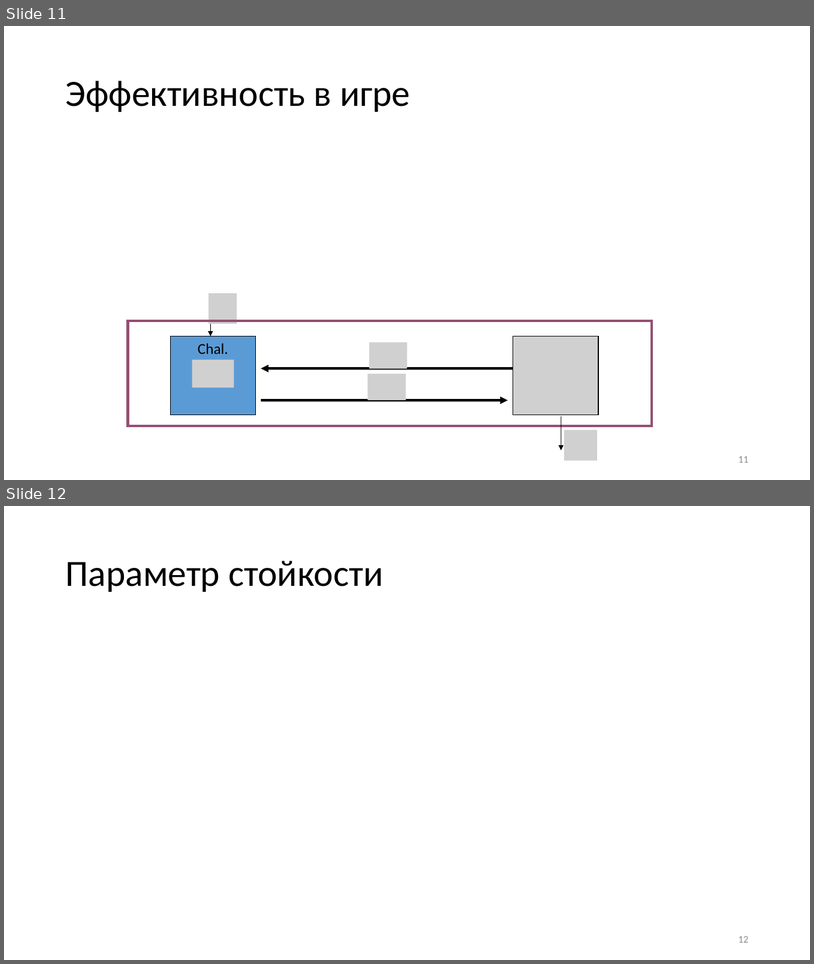
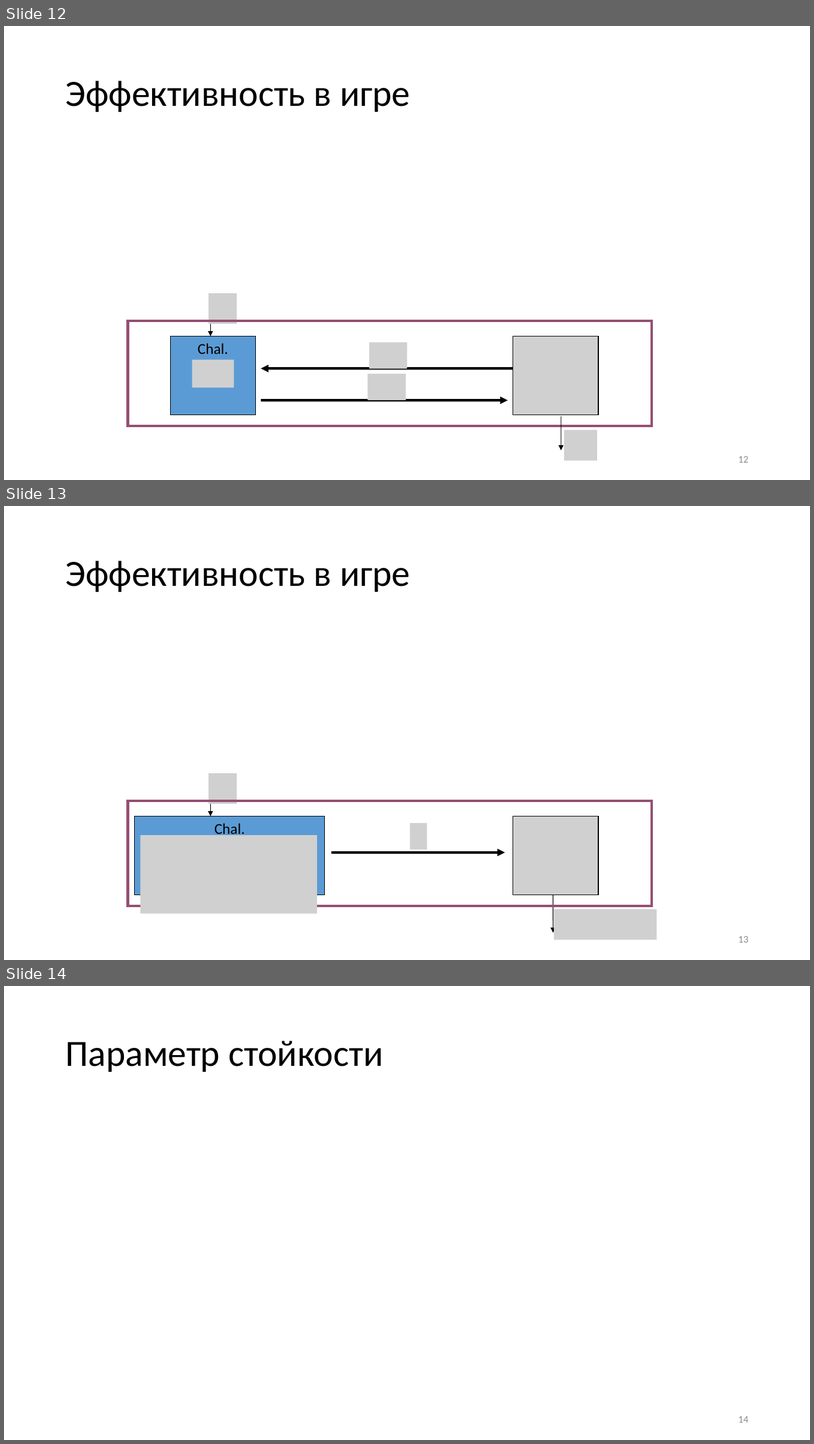
Before and after one commit to CryptoCourse/CryptoLectures, a slide deck: Lectures/Lecture2.pptx. Shown one above the other, each under a label of ours: slides 11 and 12 before the commit, slides 12, 13 and 14 after it. The pictures are 814x964 and 814x1444 pixels, drawn with LibreOffice and Linux fonts; fonts in the diff are those of the drawing; grey boxes stand for pictures. Boxes give left, top, right and bottom in pixels: in the first picture for what was removed or moved away, otherwise in the second. Text is boxed around its words. In the diff, an @@ line names an element or a change of style, - is before the commit and + after.

```diff
--- a/Lectures/Lecture2.pptx
+++ b/Lectures/Lecture2.pptx
@@ slide 13 added at (4, 506, 810, 960), background #FFFFFF @@
@@ title added at (65, 561, 410, 592), 44 pt, text #000000 @@
+Эффективность в игре
@@ picture added at (209, 774, 237, 804) @@
@@ arrow added from (211, 782) to (211, 816), #000000 0.75 pt @@
@@ rectangle added at (128, 801, 653, 906), outline #954F72 3 pt @@
@@ rectangle added at (135, 816, 325, 894), fill #5B9BD5, outline #000000 0.75 pt, 18 pt, text #000000 @@
+Chal.
@@ picture added at (410, 823, 427, 850) @@
@@ picture added at (513, 816, 599, 894) @@
@@ picture added at (141, 835, 317, 914) @@
@@ arrow added from (332, 852) to (506, 852), #000000 3 pt @@
@@ arrow added from (553, 894) to (553, 933), #000000 0.75 pt @@
@@ picture added at (555, 909, 657, 940) @@
@@ page number added at (738, 936, 749, 942), 12 pt, text #8C8C8C @@
+13
@@ what was slide 11 is now slide 12 @@
@@ page number at (738, 456, 749, 462): text changed @@
-11
+12
@@ what was slide 12 is now slide 14 @@
@@ page number at (738, 1416, 749, 1422): text changed @@
-12
+14
```
Also in this commit, not shown: 5 slides changed, 8 other slides added, 5 slides removed, 1 other file.
